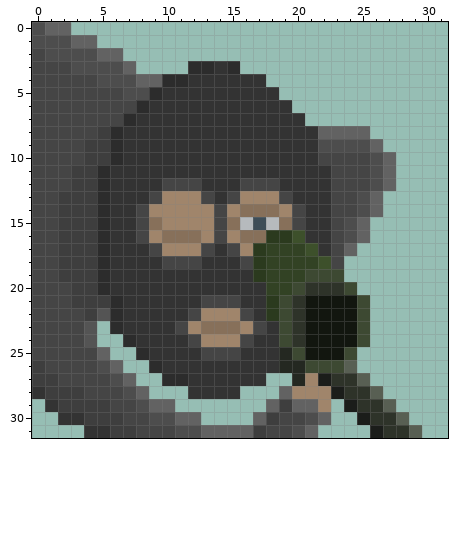
Two versions of one pixel-art file, Unity/Assets/Sprites/Levels/Level0/Partner.aseprite. That is the earlier state.
32x32 pixels, 1 frame. Colours within 5 levels of each other are drawn and written as one.
The result:
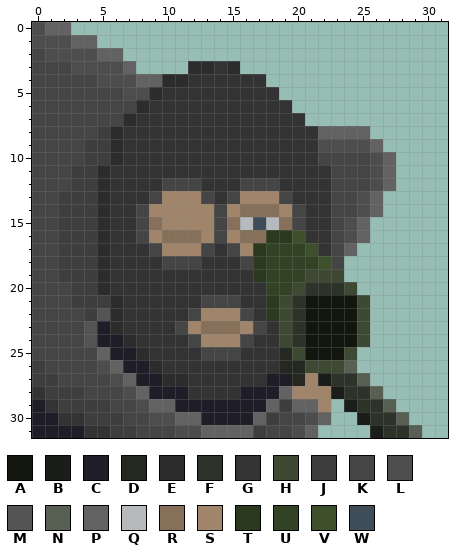
Palette (. is transparent): A #12160f  B #1b1d1a  C #1f1e28  D #242821  E #2c2c2c  F #2e3329  G #333333  H #3d4932  J #3e3e3e  K #454545  L #4d4d4d  M #545454  N #585f53  P #626262  Q #b6babd  R #87705a  S #a0856b  T #2b3a1e  U #324224  V #3d502b  W #3e4d57
Diff:
y 23: x 5 . -> C
y 24: x 5..6 .. -> CC
y 25: x 6..7 .. -> CC
y 26: x 7..8 .. -> CC
y 27: x 8..9 .. -> CC; x 18..19 .. -> CC
y 28: x 9..11 ... -> CCC; x 16..18 ... -> CCC
y 29: x 0 . -> C; x 11..17 ....... -> CCCCCCC
y 30: x 0..1 .. -> CC; x 13..16 .... -> CCCC
y 31: x 0..3 .... -> CCCC
